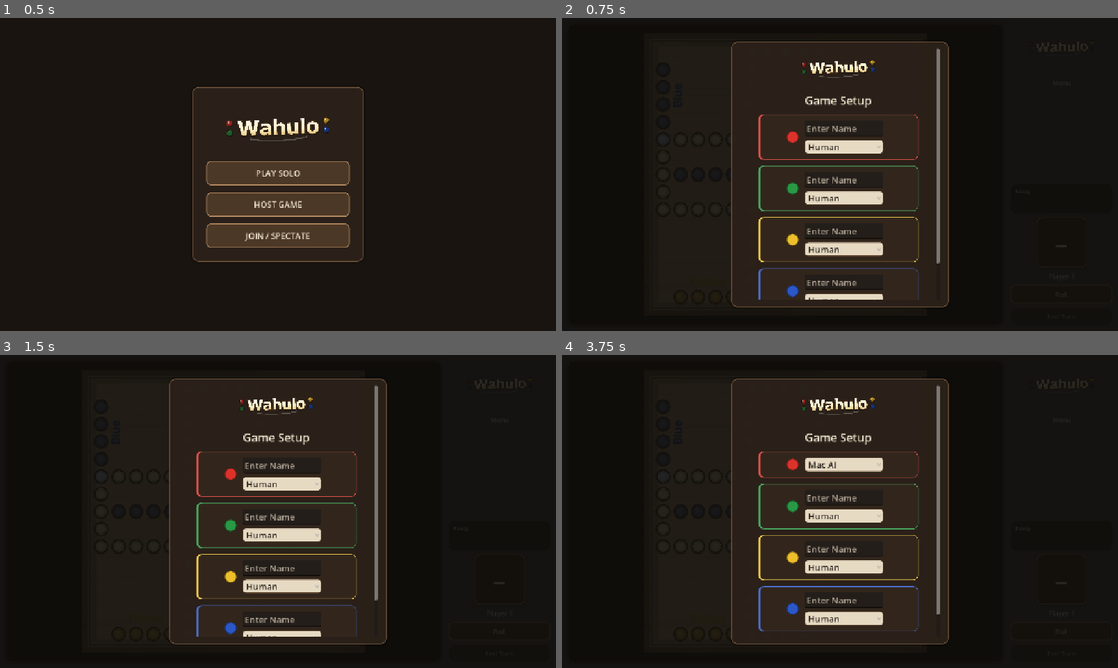
Above: before the commit, frames 1-4 (two rows, left to right).
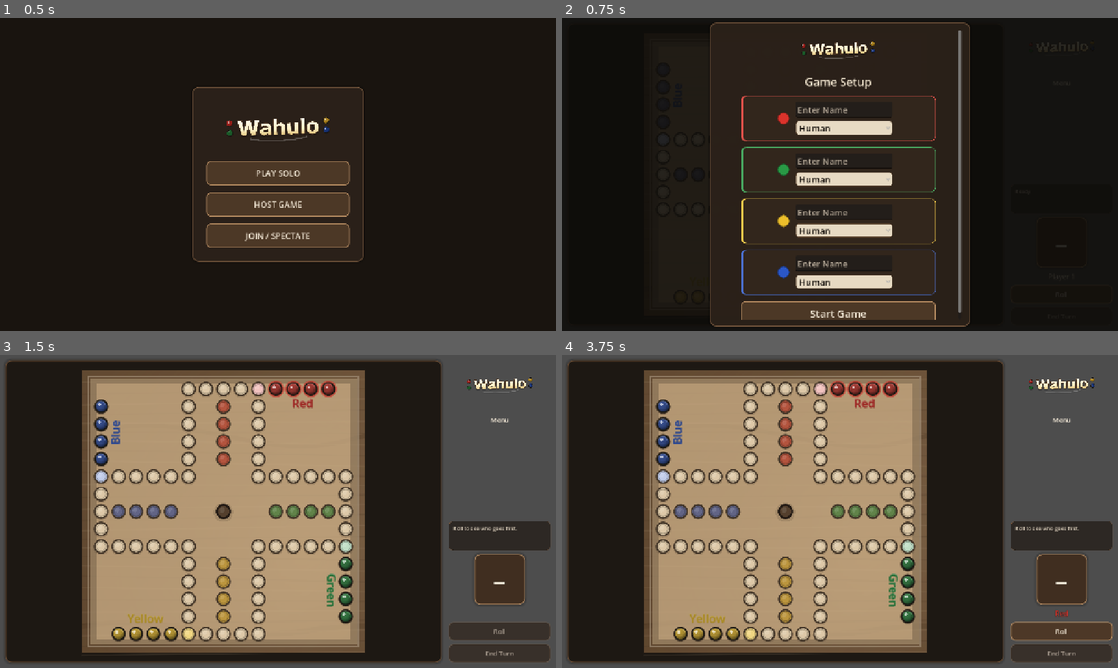
Above: after the commit, the same moments.

Repository: ItsTheMcCoy/wahoo-app
Game: Godot game, scene res://scenes/HomeScreen.tscn
Same seed, same stepped clock (60 frames per second), same inputs: the game is played once before the commit and once after it.
Inputs (mouse positions are in pixels of both pictures, inside the frame that each line leads up to):
- Up to frame 1 (0.5 s): no input
- Up to frame 2 (0.75 s): click "PLAY SOLO" at 0.5 s
- Up to frame 3 (1.5 s): click (278, 649) at 1.25 s, where only the run after the commit has a clickable "Start Game"
- Up to frame 4 (3.75 s): click (1062, 630) at 2 s, where only the run before the commit has a clickable "Roll"; click (845, 483) at 2.75 s, where only the run before the commit has a clickable "Human"; click (845, 536) at 3.5 s, where only the run before the commit has a clickable "Human"

Frame 1 is identical in both runs. In frame 2, 18% of the frame differs, in the area x 26-74%, y 1-99%; in frame 3, 71%; in frame 4, 71%, in the area x 0-100%, y 0-100%.

Commit message:
Revert "Reduce Game Setup panel to floating dialog size"
This reverts commit 0d6e0e270518a7facacc35d5bd6ce5688b7c10e1.

Diff:
--- a/godot/scripts/main.gd
+++ b/godot/scripts/main.gd
@@ -702,8 +702,9 @@
 func _apply_setup_layout(viewport_size: Vector2) -> void:
 	var ui_scale := _compute_setup_ui_scale(viewport_size)
 
-	var panel_w := minf(viewport_size.x * 0.88, 500.0 * ui_scale)
-	var panel_h := viewport_size.y * 0.85
+	# Panel nearly fills the screen; ScrollContainer handles overflow
+	var panel_w := minf(viewport_size.x * 0.96, 600.0 * ui_scale)
+	var panel_h := viewport_size.y * 0.97
 	_setup_panel.offset_left   = -panel_w * 0.5
 	_setup_panel.offset_right  =  panel_w * 0.5
 	_setup_panel.offset_top    = -panel_h * 0.5
Not shown, changed: godot/build/web/index.pck
